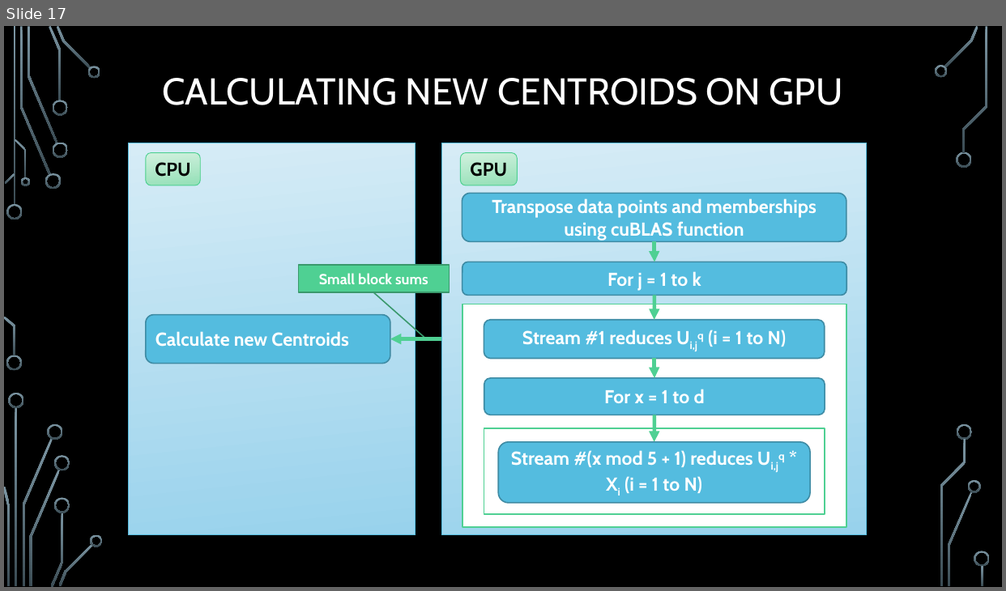
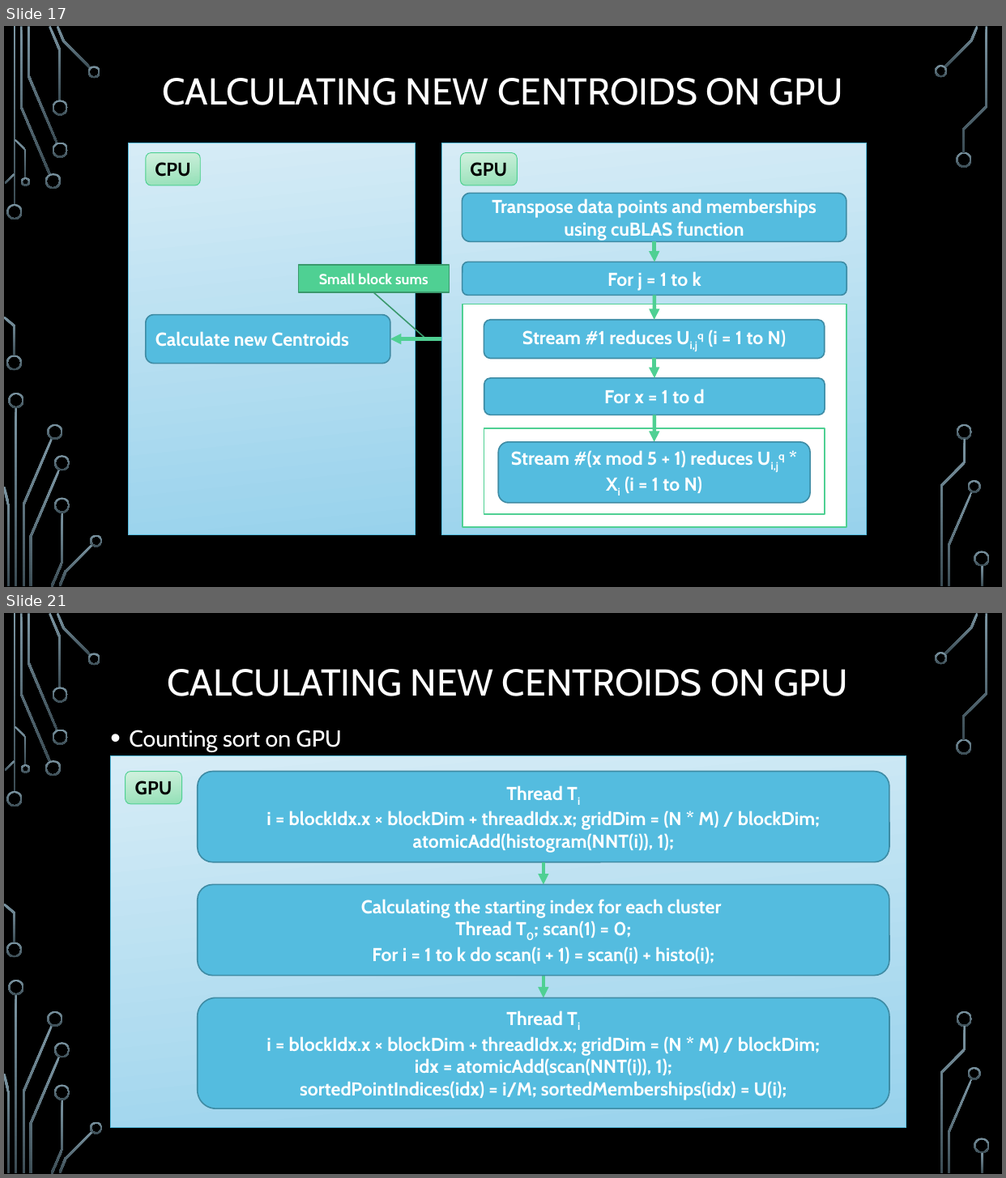
Before and after one commit to trungvdhp/master-ntou, a slide deck: ImageProcessing/Speeding up GFKM.pptx. Shown one above the other, each under a label of ours: slide 17 before the commit, slides 17 and 21 after it; the slides between them are not shown. The pictures are 1006x591 and 1006x1178 pixels, drawn with LibreOffice and Linux fonts; fonts in the diff are those of the drawing; background and template pictures are left out. Boxes give left, top, right and bottom in pixels: in the first picture for what was removed or moved away, otherwise in the second. Text is boxed around its words. In the diff, an @@ line names an element or a change of style, - is before the commit and + after.

```diff
--- a/ImageProcessing/Speeding up GFKM.pptx
+++ b/ImageProcessing/Speeding up GFKM.pptx
@@ slide 21 added at bbox=[4, 613, 1002, 1174], background picture (left out); not listed: 36 template elements that a slide beside it also shows @@
@@ title added at bbox=[167, 669, 848, 696], 36 pt, text #FFFFFF @@
+CALCULATING NEW CENTROIDS ON GPU
@@ text added at bbox=[129, 730, 342, 752], 22.2 pt, text #FFFFFF @@
+• Counting sort on GPU
@@ rectangle added at bbox=[110, 756, 906, 1127], fill gradient #D7ECF7 to #98D3EC, outline #54BCDF 0.75 pt @@
@@ rounded rectangle added at bbox=[126, 772, 182, 805], fill gradient #D3F1E0 to #95E1B8, outline #4FD093 0.75 pt, 18 pt, text #000000, bold @@
+GPU
@@ rounded rectangle added at bbox=[197, 772, 889, 862], fill #54BCDF, outline #3E8BA5 1.25 pt, 18 pt, text #FFFFFF, bold @@
+Thread Ti
+i = blockIdx.x × blockDim + threadIdx.x; gridDim = (N * M) / blockDim;
+atomicAdd(histogram(NNT(i)), 1);
@@ arrow added from (543, 862) to (543, 884), #4FD093 3.5 pt @@
@@ rounded rectangle added at bbox=[197, 884, 889, 975], fill #54BCDF, outline #3E8BA5 1.25 pt, 18 pt, text #FFFFFF, bold @@
+Calculating the starting index for each cluster
+Thread T0; scan(1) = 0;
+For i = 1 to k do scan(i + 1) = scan(i) + histo(i);
@@ arrow added from (543, 975) to (543, 998), #4FD093 3.5 pt @@
@@ rounded rectangle added at bbox=[197, 998, 889, 1109], fill #54BCDF, outline #3E8BA5 1.25 pt, 18 pt, text #FFFFFF, bold @@
+Thread Ti
+i = blockIdx.x × blockDim + threadIdx.x; gridDim = (N * M) / blockDim;
+idx = atomicAdd(scan(NNT(i)), 1);
+sortedPointIndices(idx) = i/M; sortedMemberships(idx) = U(i);
```
Also in this commit, not shown: 10 slides changed, 4 other slides added.
